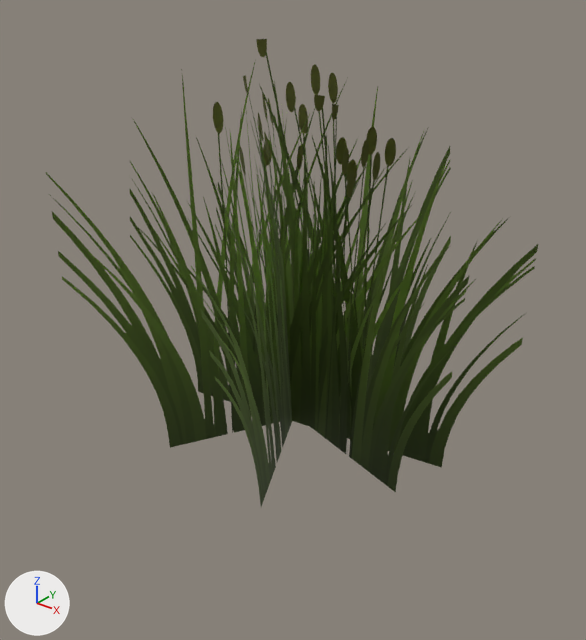
Two versions of the glTF model assets/models/nature/tall_grass_1.glb, one commit apart.
The view is the same before and after, from a 50 mm camera at (0.966, -1.199, 0.997) aimed at (0.017, -0.012, 0.262). The lights are fixed; the arrows at lower left show +X, +Y and +Z. The picture after the commit comes second. Vertices at exactly the same position are counted once.

Objects in the first picture: 'tall_grass_1'.
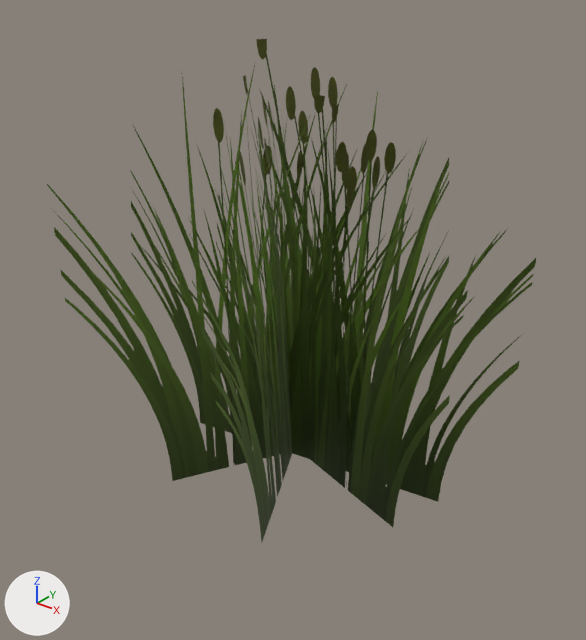
Changed parts and their boxes (x1, y1, x2, y2) in the pictures (586 x 640 px; the box of a moved part takes in the faces that stretch with it):
'tall_grass_1', reshaped (8% taller)
    before: (46, 39, 538, 506)
    after: (47, 39, 536, 542)
part 1 of me_tall_grass_1, moved or reshaped
    before: (46, 39, 451, 447)
    after: (47, 39, 449, 481)
part 2 of me_tall_grass_1, moved or reshaped
    before: (130, 227, 516, 366)
    after: (132, 244, 513, 395)
part 3 of me_tall_grass_1, moved or reshaped
    before: (196, 325, 523, 492)
    after: (198, 347, 519, 527)
part 4 of me_tall_grass_1, moved or reshaped
    before: (216, 210, 313, 506)
    after: (217, 225, 314, 542)
part 5 of me_tall_grass_1, moved or reshaped
    before: (130, 75, 538, 380)
    after: (131, 75, 536, 404)

Patch to the scene script:
```diff
--- a/assets/models/nature/tall_grass_1.glb.py
+++ b/assets/models/nature/tall_grass_1.glb.py
@@ me_tall_grass_1 @@
 # used by ob_tall_grass_1; location = (0.0, 0.0, 0.0)
-me_tall_grass_1.from_pydata(...)  # 24 vertices, 16 faces; spans x -0.48..0.457, y -0.44..0.465, z -0.03..0.796
+me_tall_grass_1.from_pydata(...)  # 24 vertices, 16 faces; spans x -0.48..0.457, y -0.44..0.465, z -0.12..0.796
+# me_tall_grass_1 part 1: the loose piece of 6 vertices spanning x -0.35..0.166, y -0.366..0.465, z -0.03..0.796 is scaled about its middle by (1, 1, 1.11), then moved by (0.0, 0.0, -0.045)
+# me_tall_grass_1 part 2: all 2 vertices in x -0.47..-0.38, y -0.033..0.163, z -0.03 are moved by (0.0, 0.0, -0.09)
+# me_tall_grass_1 part 3: all 2 vertices in x 0.408..0.457, y -0.069..0.114, z -0.03 are moved by (0.0, 0.0, -0.09)
+# me_tall_grass_1 part 4: the 1 vertex in x 0.204, y -0.402, z -0.03 is moved by (0.0, 0.0, -0.09)
+# me_tall_grass_1 part 5: all 6 vertices in x -0.473..0.455, y -0.413..0.386, z 0.329..0.358 are moved by (0.0, 0.0, -0.045)
+# other edits to the shape of me_tall_grass_1 do not show in these pictures
 me_tall_grass_1.materials.append(mat_card_tall_grass)
```
